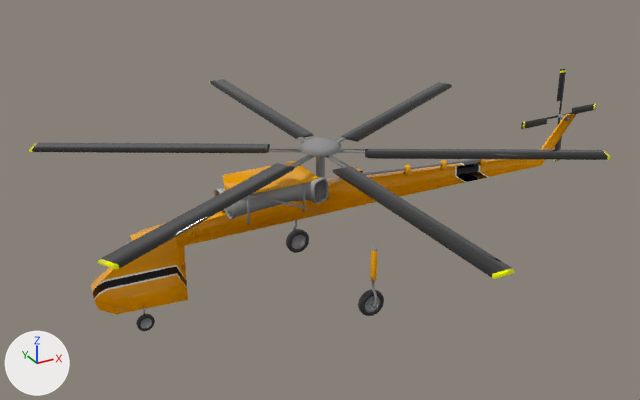
One commit to the glTF model helicopter/sky crane.glb: the scene before it, then after it.
Both versions are drawn from a 50 mm lens placed at (-6.85, -8.56, 4.64), pointed at (-2.0, 0.25, 0.23). Arrows for +X, +Y and +Z are at lower left; the lights stay in place. Where no turn or scale is listed for an object, it has been applied to the vertices. Vertices at the same position are counted once.

The older version as bpy lines, for what is in view:
```python
me_cube_001 = bpy.data.meshes.new('Cube.001')
me_cube_001.from_pydata(...)  # 1750 vertices, 3364 faces; spans x -2.99..3.85, y -1.05..1.05, z -1.09..0.52
me_cube_001.materials.append(mat_material)  # picture img_helo_hero_coloured_squares
me_cylinder_010 = bpy.data.meshes.new('Cylinder.010')
me_cylinder_010.from_pydata(...)  # 228 vertices, 446 faces; spans x -59.0..60.4, y -59.7..61.1, z -2.4..0.1
me_cylinder_010.materials.append(mat_material)  # picture img_helo_hero_coloured_squares
me_cylinder_017 = bpy.data.meshes.new('Cylinder.017')
me_cylinder_017.from_pydata(...)  # 152 vertices, 296 faces; spans x -0.674..0.675, y -0.094..0.094, z -0.675..0.673
me_cylinder_017.materials.append(mat_material)  # picture img_helo_hero_coloured_squares
ob_main_rotor = bpy.data.objects.new('main rotor', me_cylinder_010)
ob_main_rotor.location = (-2.134, 0.0, 0.501)
ob_main_rotor.rotation_euler = (0.0, 0.0, -0.259)  # degrees (0, 0, -15)
ob_main_rotor.scale = (-0.0548, -0.0548, -0.264)
ob_sky_crane_chassis = bpy.data.objects.new('sky crane chassis', me_cube_001)
ob_sky_crane_chassis.location = (-1.96, 0.0, 0.296)
ob_tail_rotor = bpy.data.objects.new('tail rotor', me_cylinder_017)
ob_tail_rotor.location = (1.758, 0.095, 0.746)
```
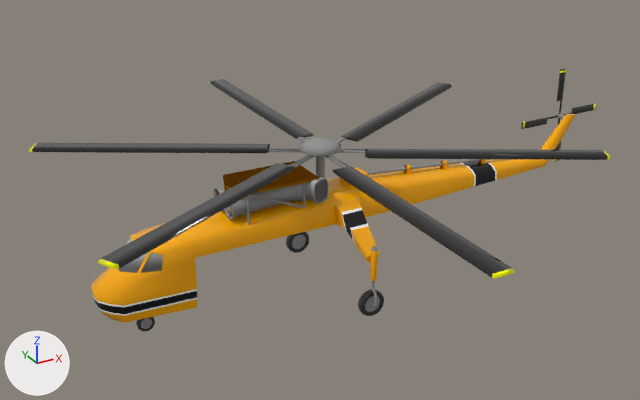
Changed parts and their boxes (x1, y1, x2, y2) in the pictures (640 x 400 px):
'sky crane chassis', reshaped
    before: (91, 114, 576, 331)
    after: (91, 114, 576, 332)
part 1 of me_cube_001, added
    after: (373, 247, 378, 307)
part 2 of me_cube_001, added
    after: (137, 317, 155, 332)
part 3 of me_cube_001, added
    after: (289, 232, 309, 253)
part 4 of me_cube_001, added
    after: (404, 165, 411, 174)
part 5 of me_cube_001, added
    after: (440, 161, 448, 169)
part 6 of me_cube_001, added (brown)
    after: (223, 161, 319, 194)
part 7 of me_cube_001, built on
    before: (361, 149, 545, 175)
    after: (93, 114, 576, 323)

What the commit changed:
me_cube_001 is used by ob_sky_crane_chassis; location (-1.96, 0.0, 0.296).
me_cube_001 had 1750 vertices, 3364 faces and spanned x -2.99..3.85, y -1.05..1.05, z -1.09..0.52.
me_cube_001 now has 3440 vertices, 6719 faces and spans x -2.99..3.85, y -1.05..1.05, z -1.09..0.52.
me_cube_001 part 1: the loose piece of 208 vertices spanning x -0.05..0.03, y -1.05..-0.93, z -0.95..-0.18 is copied, and the copy is mirrored in x about its middle; it spans x -0.05..0.03, y -1.05..-0.93, z -0.95..-0.18.
me_cube_001 part 2: the loose piece of 128 vertices spanning x -2.54..-2.33, y -0.02..0.03, z -1.09..-0.88 is copied, and the copy is mirrored in y about the mesh origin; it spans x -2.54..-2.33, y -0.03..0.02, z -1.09..-0.88.
me_cube_001 part 3: the loose piece of 128 vertices spanning x -0.17..0.15, y 0.89..0.97, z -1.09..-0.76 is copied, and the copy is mirrored in x about its middle; it spans x -0.17..0.16, y 0.89..0.97, z -1.09..-0.76.
me_cube_001 part 4: the loose piece of 12 vertices spanning x 1.04..1.1, y -0.04..0.04, z 0.14..0.27 is copied, and the copy is mirrored in y about the mesh origin; it spans x 1.04..1.1, y -0.04..0.04, z 0.14..0.27.
me_cube_001 part 5: the loose piece of 12 vertices spanning x 1.6..1.66, y -0.04..0.04, z 0.1..0.23 is copied, and the copy is mirrored in y about the mesh origin; it spans x 1.6..1.66, y -0.04..0.04, z 0.1..0.23.
me_cube_001 part 6: the loose piece of 20 vertices spanning x -1.39..-0.36, y -0.3..0.3, z 0.14..0.5 is copied, and the copy is mirrored in y about its middle; it spans x -1.39..-0.36, y -0.3..0.3, z 0.14..0.5.
me_cube_001 part 7: 4 vertices moved within x 0.37..3.35, y -0.01, z 0.04..0.3; 3 vertices removed from x -1.43..-0.54, y 0.0..0.01, z 0.27..0.33; 537 vertices added at x -2.98..3.85, y -0.93..0.39, z -0.83..0.52.
